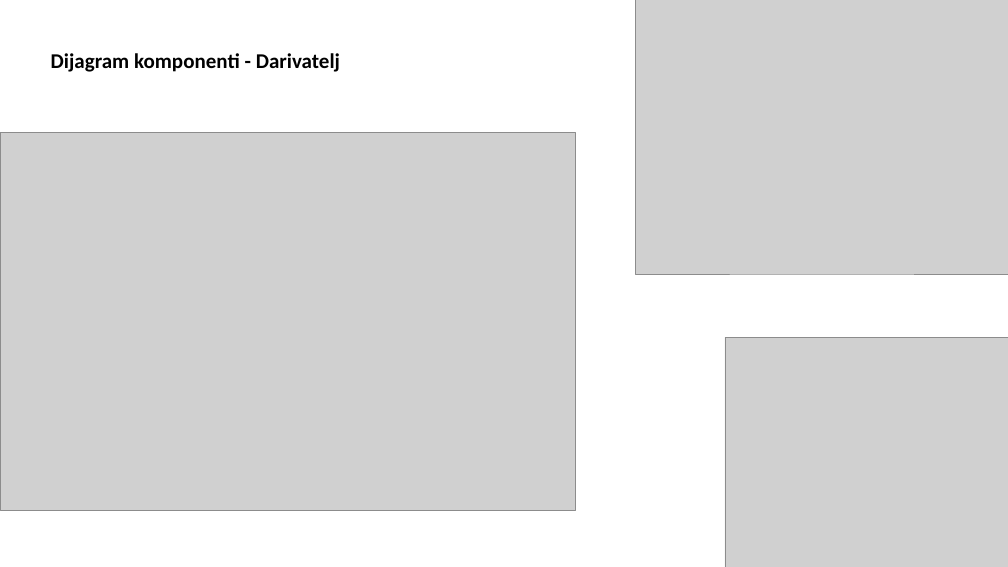
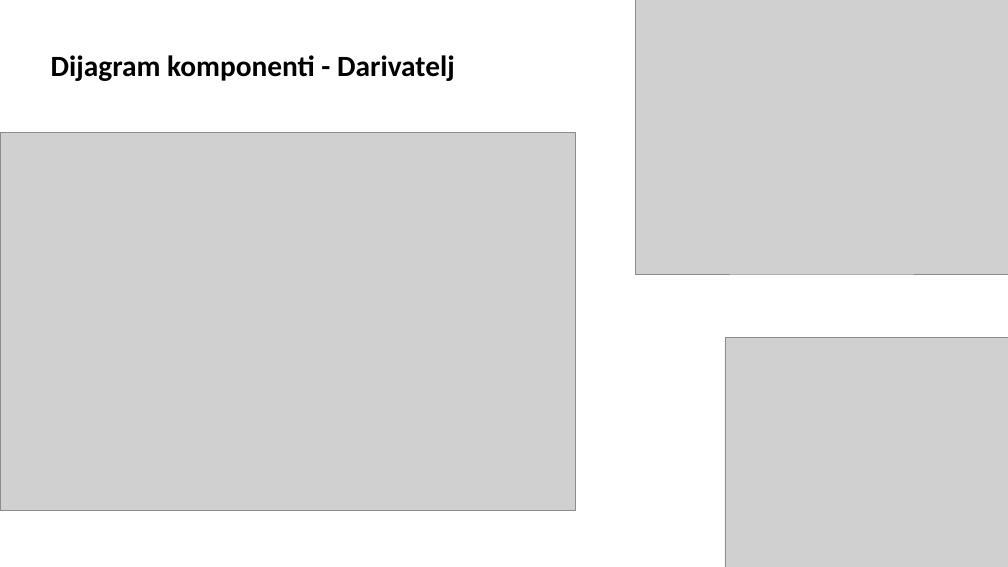
Before and after one commit to MarijanaOmazic/Prezentacija, a slide deck: slide 12 of Blood_register.pptx (slide 10 before the commit). Drawn at 1008x567 pixels with LibreOffice and Linux fonts; fonts in the diff are those of the drawing; grey boxes stand for pictures; background and template pictures are left out. Boxes give left, top, right and bottom in pixels: in the first picture for what was removed or moved away, otherwise in the second. Text is boxed around its words. In the diff, an @@ line names an element or a change of style, - is before the commit and + after.

```diff
--- a/Blood_register.pptx
+++ b/Blood_register.pptx
@@ text "Dijagram komponenti - Darivatelj" at (x1=51, y1=55, x2=455, y2=81): size 20 to 28 pt @@
```
Also in this commit, not shown: 9 other slides changed, 4 slides added.
